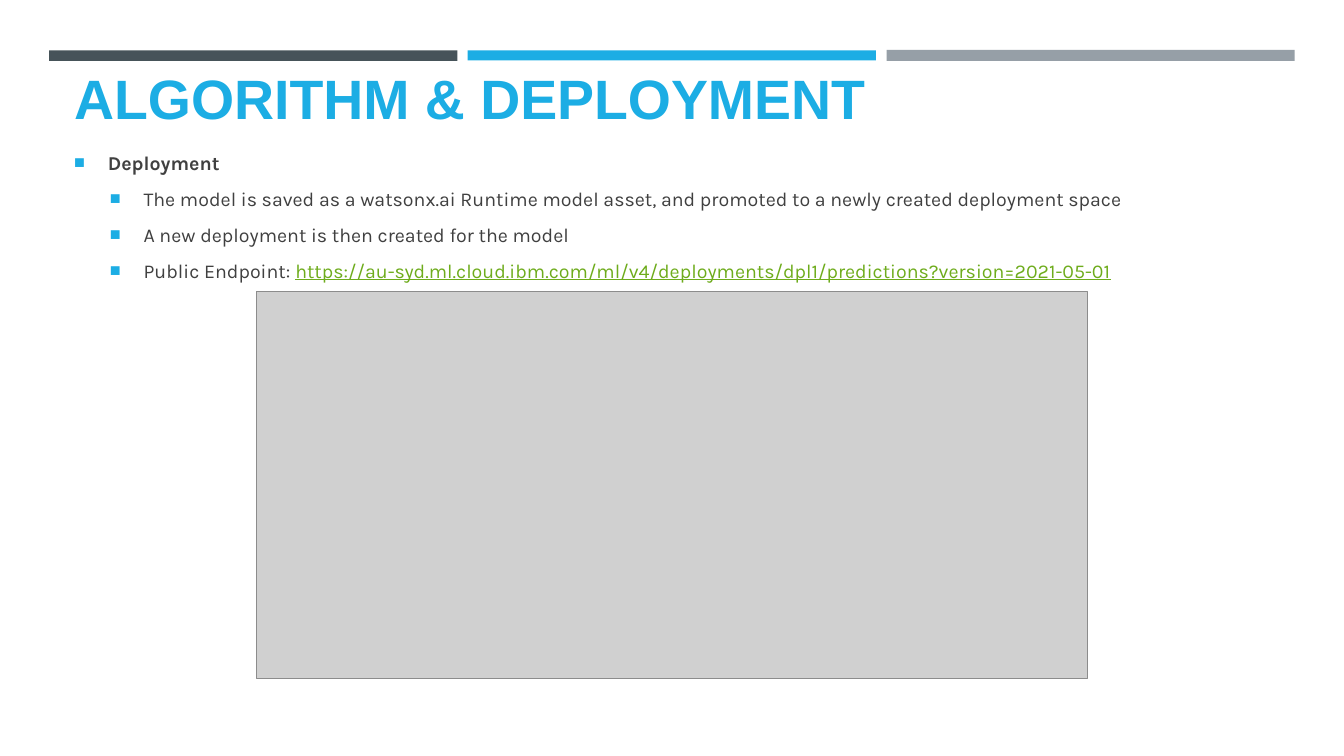
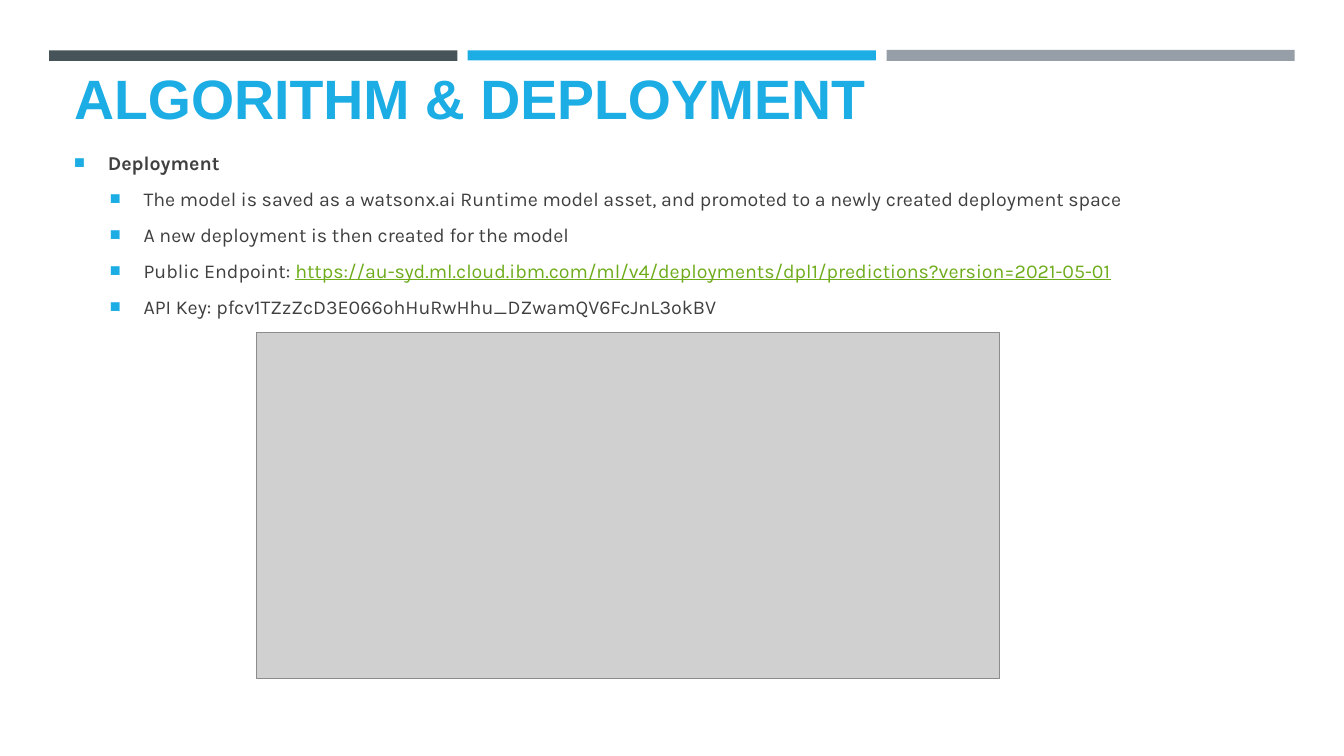
Before and after one commit to Kei74/ibm-cloud-project, a slide deck: slide 10 of FaultDetection.pptx. Drawn at 1344x756 pixels with LibreOffice and Linux fonts; fonts in the diff are those of the drawing; grey boxes stand for pictures; background and template pictures are left out. Boxes give left, top, right and bottom in pixels: in the first picture for what was removed or moved away, otherwise in the second. Text is boxed around its words. In the diff, an @@ line names an element or a change of style, - is before the commit and + after.

Commit message:
Added API key to pdf and pptx

```diff
--- a/FaultDetection.pptx
+++ b/FaultDetection.pptx
@@ text at [144,300,716,319]: paragraph added @@
+  ■ API Key: pfcv1TZzZcD3E066ohHuRwHhu_DZwamQV6FcJnL3okBV
@@ picture: place and size @@
-picture at [257,292,1088,680]
+picture at [257,333,1000,679]
```
Also in this commit, not shown: 1 other file.
